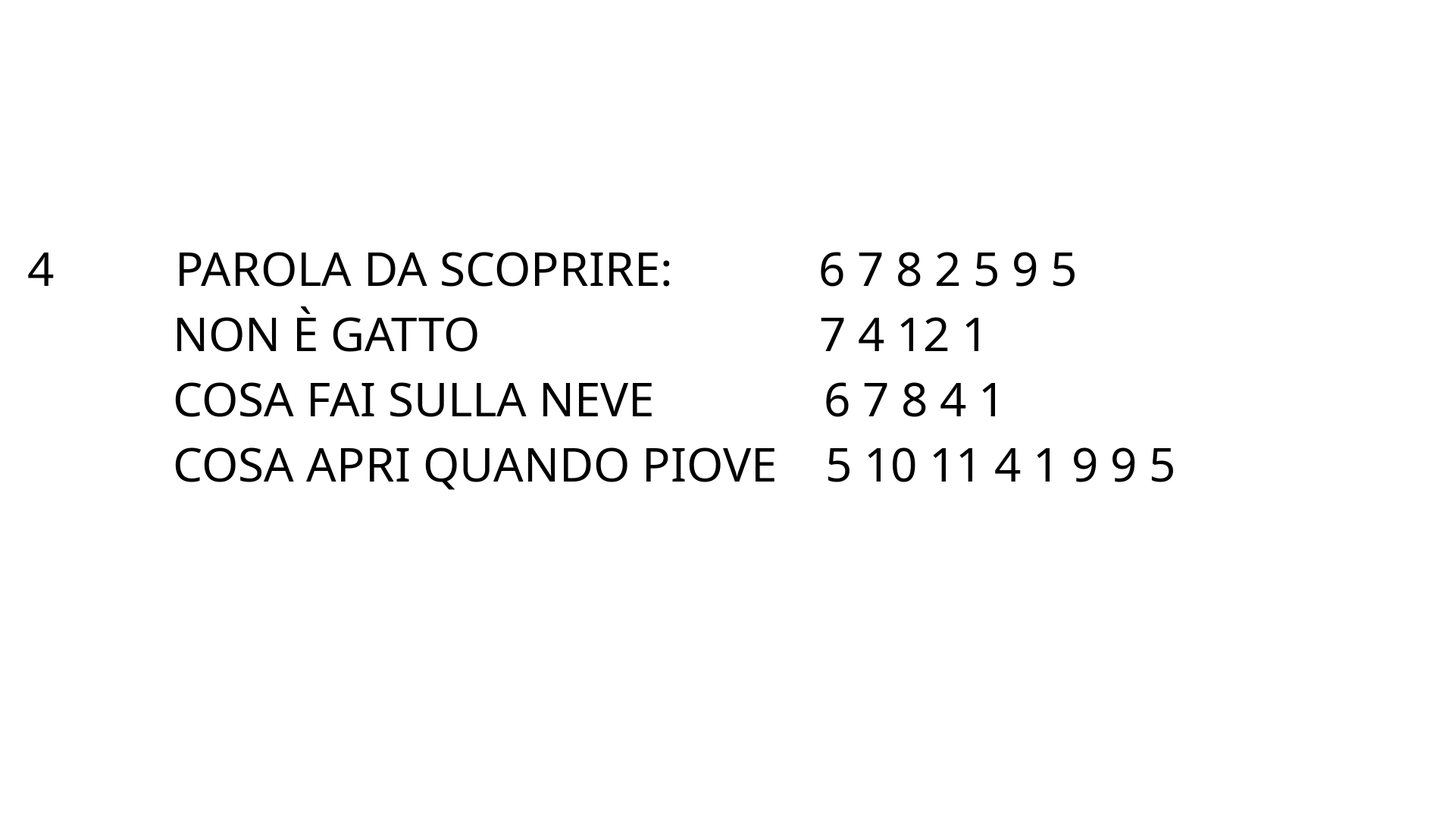
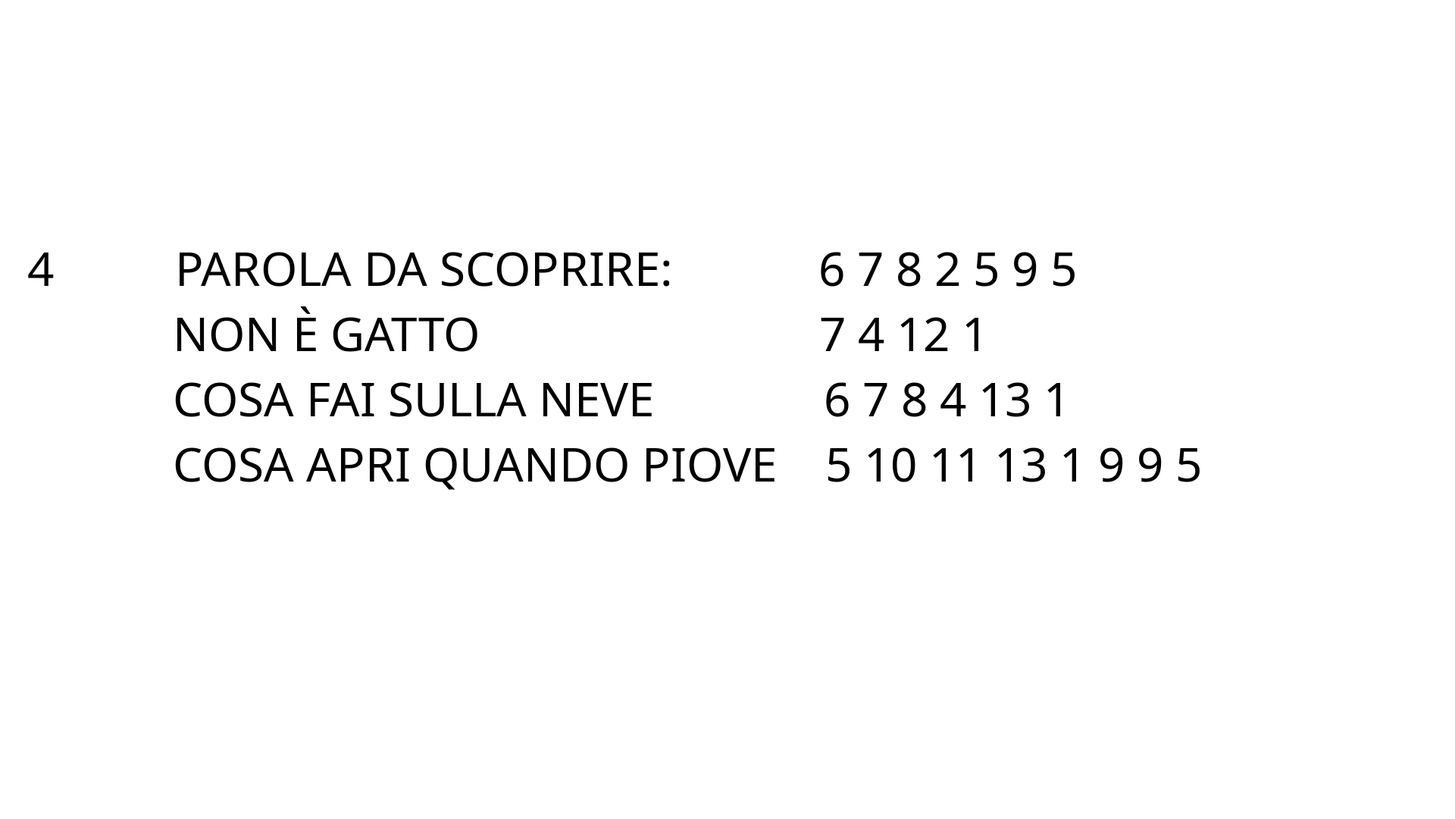
Layered file, before and after one edit (1455 × 819). Changes by layer:
painted on "4 PAROLA DA SCOPRIRE:..." over [995, 382, 1200, 483]
